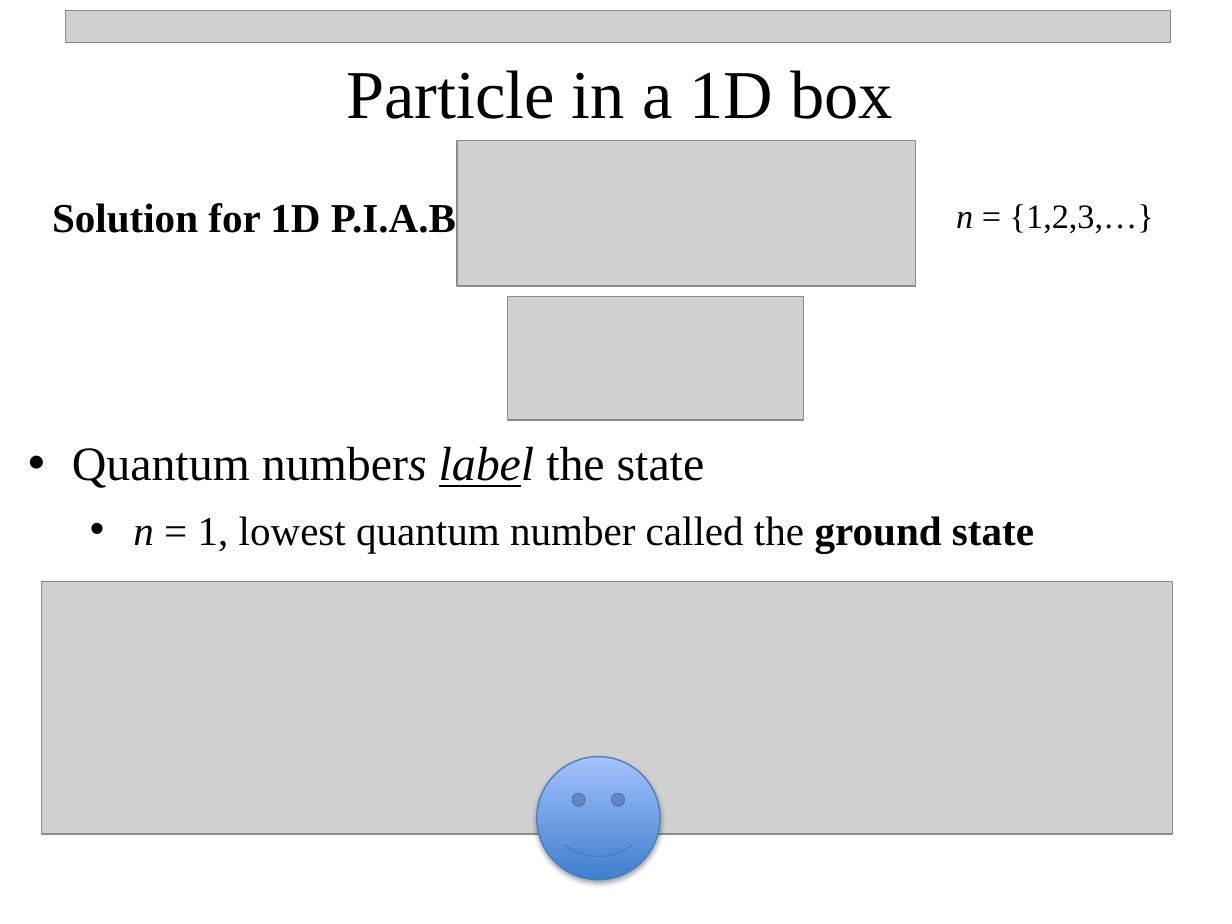
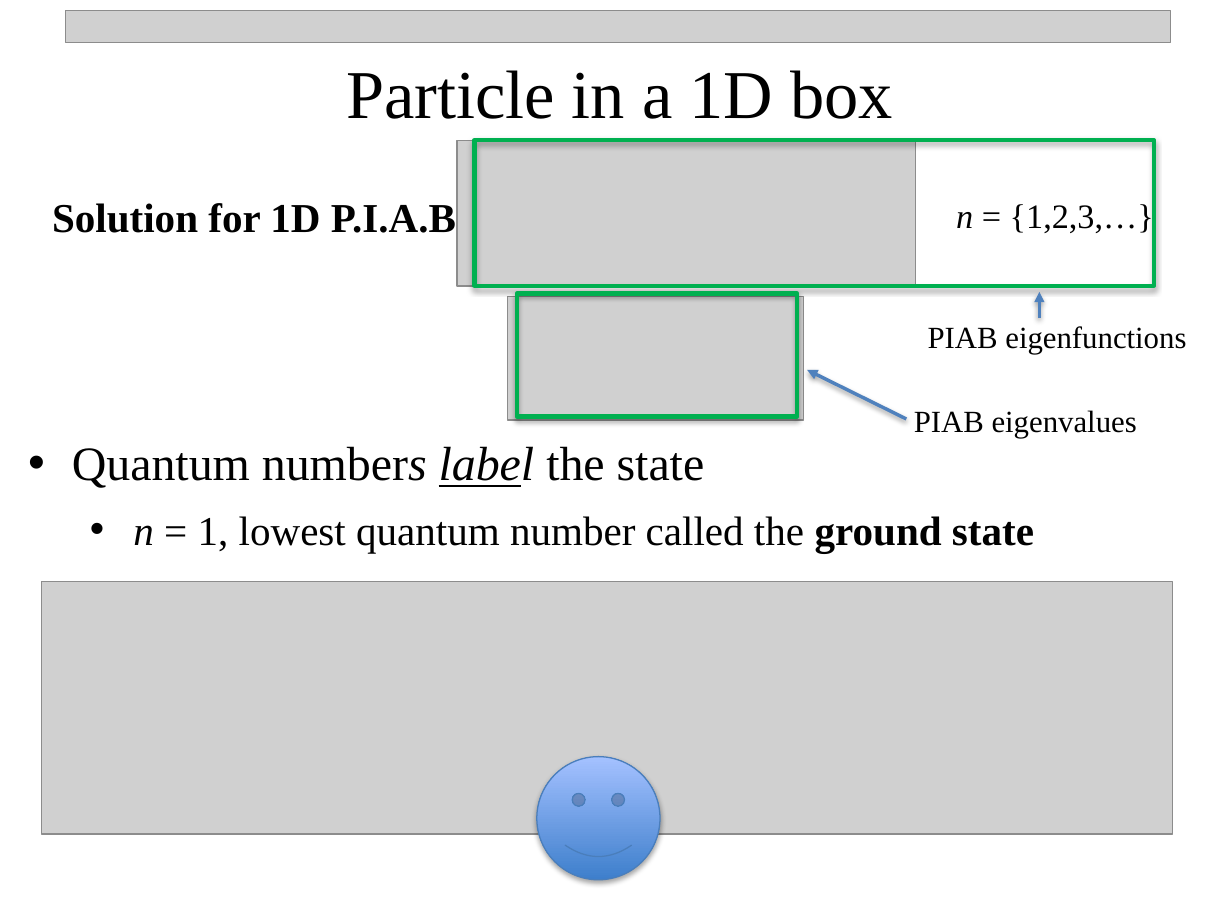
Before and after one commit to npetraco/CHE302, a slide deck: slide 11 of Notes/5_particle_box.pptx. Drawn at 1232x924 pixels with LibreOffice and Linux fonts; fonts in the diff are those of the drawing; grey boxes stand for pictures; background and template pictures are left out. Boxes give left, top, right and bottom in pixels: in the first picture for what was removed or moved away, otherwise in the second. Text is boxed around its words. In the diff, an @@ line names an element or a change of style, - is before the commit and + after.

```diff
--- a/Notes/5_particle_box.pptx
+++ b/Notes/5_particle_box.pptx
@@ rectangle added at [474,140,1154,286], outline #00B050 2.5 pt @@
@@ rectangle added at [517,293,797,416], outline #00B050 2.5 pt @@
@@ arrow added from (1040, 318) to (1040, 292), #4F81BD 2 pt @@
@@ text added at [928,326,1186,354], 18 pt, text #000000 @@
+PIAB eigenfunctions
@@ arrow added from (907, 419) to (807, 370), #4F81BD 2 pt @@
@@ text added at [914,410,1137,438], 18 pt, text #000000 @@
+PIAB eigenvalues
```
Also in this commit, not shown: 3 other slides changed, 2 other files.
